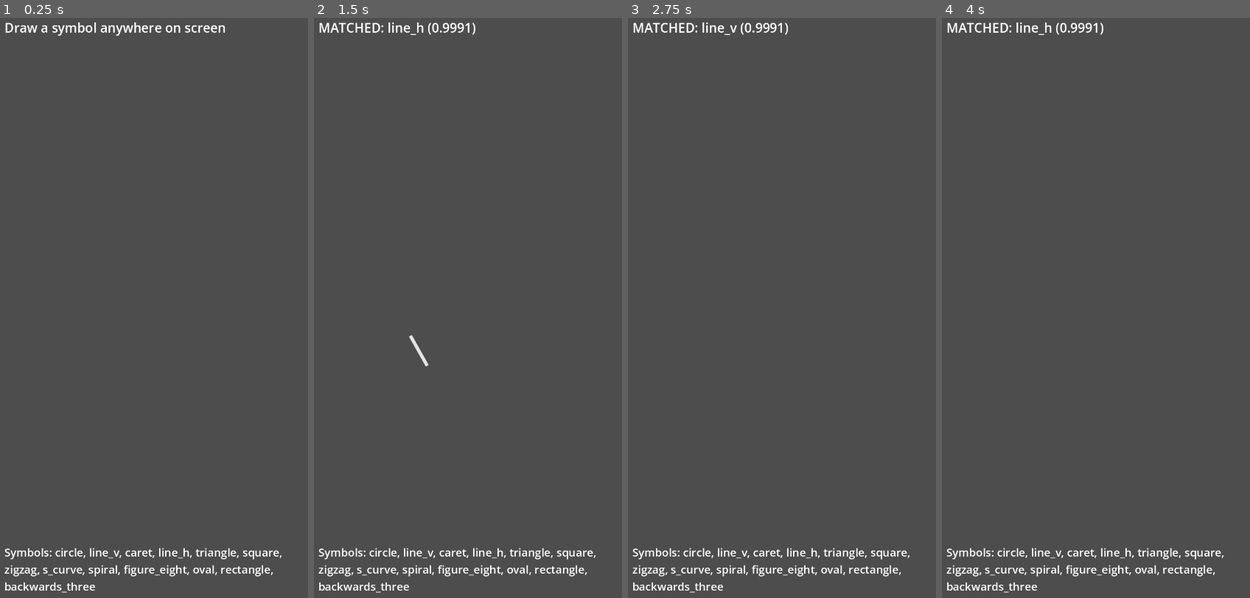
Above: before the commit, frames 1-4 (left to right).
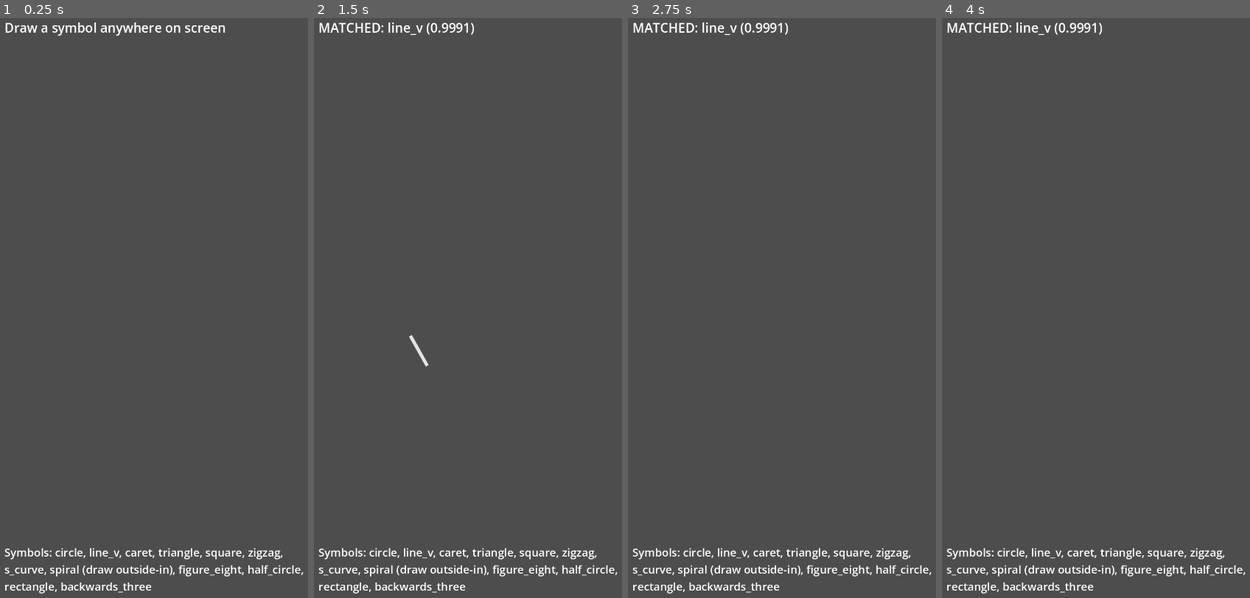
Above: after the commit, the same moments.

Repository: mateuslucasresendedefreitas-debug/Game-Prototype-Project
Game: Godot game, scene res://gesture/test/feel_test.tscn
Same seed, same stepped clock (60 frames per second), same inputs: the game is played once before the commit and once after it. The project has no main scene, so this scene is started directly.
Inputs (mouse positions are in pixels of both pictures, inside the frame that each line leads up to):
- Up to frame 1 (0.25 s): no input
- Up to frame 2 (1.5 s): tap Enter at 0.5 s; drag from (477, 308) to (511, 174) at 0.52 s; drag from (409, 337) to (458, 424) at 1.27 s
- Up to frame 3 (2.75 s): move the mouse to (825, 174) at 2.02 s; click (825, 174) at 2.17 s
- Up to frame 4 (4 s): tap Space at 2.75 s; drag from (1086, 424) to (1006, 215) at 2.77 s; move the mouse to (1203, 395) at 3.52 s; click (1203, 395) at 3.67 s

The runs differ from the first frame. In frame 1, 1.5% of the frame differs, in the area x 1-99%, y 91-100%; in frame 2, 1.7%, in the area x 1-99%, y 0-100%; in frame 3, 1.5%; in frame 4, 1.7%.

Commit message:
Redesign unrecognizable symbols and fix $1 thin-stroke scaling
- Remove line_h: $1 rotation invariance makes it identical to line_v
- Replace oval with half_circle: aspect ratio cannot survive $1
  scale-to-square, so circle's confusion partner must differ in shape
- Re-author spiral outside-in and phase-shift figure_eight so neither
  stroke starts at its centroid (unstable indicative angle under jitter)
- Scale near-1D strokes uniformly instead of stretching jitter noise
  across the square (THIN_ASPECT_RATIO = 0.35)
- Re-run harness: suggested_leniency 0.5853, one flag remaining
  (s_curve 0.90 pick rate at max sloppiness); feel_test updated

Co-Authored-By: Claude Fable 5 <noreply@anthropic.com>
Claude-Session: https://claude.ai/code/session_017cC39npw2NtWKtwxhMFnCe

Diff:
--- a/gesture/gesture_recognizer.gd
+++ b/gesture/gesture_recognizer.gd
@@ -15,6 +15,11 @@
 const SQUARE_SIZE: float = 250.0
 const ANGLE_RANGE_DEG: float = 45.0
 const ANGLE_PRECISION_DEG: float = 2.0
+
+# Below this bounding-box aspect ratio a stroke is treated as 1-dimensional
+# and scaled uniformly. Sloppy real lines land around 0.1–0.3; the thinnest
+# genuine 2D symbol (rectangle) sits at 0.5.
+const THIN_ASPECT_RATIO: float = 0.35
 
 # 0.5 * sqrt(SQUARE_SIZE^2 + SQUARE_SIZE^2)
 const HALF_DIAGONAL: float = 176.7766952966369
@@ -159,19 +164,19 @@
 	var w := hi.x - lo.x
 	var h := hi.y - lo.y
 
-	# Degenerate (1D) strokes: non-uniform scaling would divide by ~zero and
-	# explode a straight line into noise. Fall back to uniform scale.
+	# Near-1D strokes (lines): non-uniform scaling stretches the thin axis —
+	# which for a drawn line is pure hand jitter — to the full square,
+	# exploding noise into shape. Below the aspect threshold, scale uniformly
+	# by the long axis instead (standard $1 practice for 1D gestures).
+	var long_axis := maxf(w, h)
 	var sx: float
 	var sy: float
-	if w < 1.0 and h < 1.0:
+	if long_axis < 1.0:
 		sx = 1.0
 		sy = 1.0
-	elif w < 1.0:
-		sx = size / h
-		sy = size / h
-	elif h < 1.0:
-		sx = size / w
-		sy = size / w
+	elif minf(w, h) / long_axis < THIN_ASPECT_RATIO:
+		sx = size / long_axis
+		sy = size / long_axis
 	else:
 		sx = size / w
 		sy = size / h
--- a/gesture/symbol_library.gd
+++ b/gesture/symbol_library.gd
@@ -14,17 +14,22 @@
 
 enum Tier { BASIC, INTERMEDIATE, ADVANCED, AMBIGUOUS }
 
+## line_h was removed: the $1 recognizer normalizes rotation via the indicative
+## angle, so a vertical and horizontal line are the SAME stroke to it. Only one
+## line symbol can exist in the library.
+## oval was replaced by half_circle: $1's scale-to-square erases aspect ratio,
+## so a circle look-alike must differ in SHAPE (open vs closed), not proportions.
 const TIERS: Dictionary = {
-	Tier.BASIC:        [&"circle", &"line_v", &"caret", &"line_h"],
+	Tier.BASIC:        [&"circle", &"line_v", &"caret"],
 	Tier.INTERMEDIATE: [&"triangle", &"square", &"zigzag"],
 	Tier.ADVANCED:     [&"s_curve", &"spiral", &"figure_eight"],
-	Tier.AMBIGUOUS:    [&"oval", &"rectangle", &"backwards_three"],
+	Tier.AMBIGUOUS:    [&"half_circle", &"rectangle", &"backwards_three"],
 }
 
 ## Symbols that are easy to confuse. Never place both members of a pair in the
 ## active pool below score threshold defined in DifficultyManager.
 const CONFUSION_PAIRS: Array = [
-	[&"circle", &"oval"],
+	[&"circle", &"half_circle"],
 	[&"square", &"rectangle"],
 	[&"caret", &"line_v"],
 	[&"s_curve", &"backwards_three"],
@@ -63,14 +68,14 @@
 	match symbol_id:
 		&"circle":
 			return [_arc(100.0, 100.0, 0.0, TAU, 40), _arc(100.0, 100.0, 0.0, -TAU, 40)]
-		&"oval":
-			return [_arc(140.0, 70.0, 0.0, TAU, 40), _arc(140.0, 70.0, 0.0, -TAU, 40)]
+		&"half_circle":
+			# Open semicircle — circle's confusion partner. Differs from circle
+			# by SHAPE (open arc), which survives $1 normalization; an aspect-
+			# ratio difference (the old oval) does not.
+			return [_arc(100.0, 100.0, 0.0, PI, 24), _arc(100.0, 100.0, PI, -PI, 24)]
 		&"line_v":
 			return [_polyline([Vector2(0, -100), Vector2(0, 100)]),
 					_polyline([Vector2(0, 100), Vector2(0, -100)])]
-		&"line_h":
-			return [_polyline([Vector2(-100, 0), Vector2(100, 0)]),
-					_polyline([Vector2(100, 0), Vector2(-100, 0)])]
 		&"caret":
 			return [_polyline([Vector2(-80, 80), Vector2(0, -80), Vector2(80, 80)])]
 		&"triangle":
@@ -89,9 +94,17 @@
 			return [_bezier_chain([Vector2(-50, -90), Vector2(60, -60), Vector2(-20, 0),
 								   Vector2(60, 60), Vector2(-50, 90)])]
 		&"spiral":
-			return [_spiral(3.0, 110.0, 60)]
+			# Outside-in, both winding directions. The old inside-out spiral
+			# started at its own centroid, which makes the $1 indicative angle
+			# pure noise under jitter — the stroke normalized at a random
+			# rotation. Templates (and players) must start at the outer edge.
+			return [_spiral(3.0, 110.0, 60), _spiral(-3.0, 110.0, 60)]
 		&"figure_eight":
-			return [_figure_eight(70.0, 50)]
+			# Phase-shifted so the stroke starts at a lobe extreme, never at
+			# the crossing point (= centroid, same instability as the spiral).
+			return [_figure_eight(70.0, 50, PI * 0.5),
+					_figure_eight(70.0, 50, PI * 1.5),
+					_reversed(_figure_eight(70.0, 50, PI * 0.5))]
 	push_warning("SymbolLibrary: no template defined for %s" % symbol_id)
 	return []
 
@@ -141,19 +154,29 @@
 		+ (-p0 + 3.0 * p1 - 3.0 * p2 + p3) * t3)
 
 
+## Outside-in spiral: starts at full radius (stable indicative angle) and
+## winds toward the center. Negative `turns` flips the winding direction.
 static func _spiral(turns: float, max_radius: float, steps: int) -> Array:
 	var pts: Array = []
 	for i in steps + 1:
-		var t := float(i) / float(steps)
-		var angle := t * TAU * turns
+		var t := 1.0 - float(i) / float(steps)
+		var angle := t * TAU * absf(turns) * signf(turns)
 		var r := t * max_radius
 		pts.append(Vector2(cos(angle) * r, sin(angle) * r))
 	return pts
 
 
-static func _figure_eight(radius: float, steps: int) -> Array:
+## `phase` shifts the start point along the curve. PI*0.5 starts at the right
+## lobe extreme, PI*1.5 at the left — never the crossing point (centroid).
+static func _figure_eight(radius: float, steps: int, phase: float = PI * 0.5) -> Array:
 	var pts: Array = []
 	for i in steps + 1:
-		var t := (float(i) / float(steps)) * TAU
+		var t := phase + (float(i) / float(steps)) * TAU
 		pts.append(Vector2(sin(t) * radius, sin(t * 2.0) * radius * 0.9))
 	return pts
+
+
+static func _reversed(points: Array) -> Array:
+	var out := points.duplicate()
+	out.reverse()
+	return out
--- a/gesture/test/feel_test.tscn
+++ b/gesture/test/feel_test.tscn
@@ -11,7 +11,7 @@
 grow_horizontal = 2
 grow_vertical = 2
 script = ExtResource("1_layer")
-leniency = -0.0965
+leniency = 0.5853
 draw_trail = true
 
 [node name="FeedbackLabel" type="Label" parent="."]
@@ -41,6 +41,6 @@
 grow_horizontal = 2
 grow_vertical = 0
 theme_override_font_sizes/font_size = 24
-text = "Symbols: circle, line_v, caret, line_h, triangle, square, zigzag, s_curve, spiral, figure_eight, oval, rectangle, backwards_three"
+text = "Symbols: circle, line_v, caret, triangle, square, zigzag, s_curve, spiral (draw outside-in), figure_eight, half_circle, rectangle, backwards_three"
 autowrap_mode = 3
 vertical_alignment = 2
--- a/gesture/test/results.json
+++ b/gesture/test/results.json
@@ -2,11 +2,11 @@
   "confusion_pairs": {
     "caret/line_v": {
       "confusion_rate_a_to_b": 0,
-      "confusion_rate_b_to_a": 0.0778
+      "confusion_rate_b_to_a": 0
     },
-    "circle/oval": {
-      "confusion_rate_a_to_b": 0.6111,
-      "confusion_rate_b_to_a": 0.7667
+    "circle/half_circle": {
+      "confusion_rate_a_to_b": 0,
+      "confusion_rate_b_to_a": 0
     },
     "s_curve/backwards_three": {
       "confusion_rate_a_to_b": 0,
@@ -14,25 +14,15 @@
     },
     "square/rectangle": {
       "confusion_rate_a_to_b": 0,
-      "confusion_rate_b_to_a": 0.0111
+      "confusion_rate_b_to_a": 0.0333
     }
   },
   "flags": [
-    "circle self_pick_rate=0.9333 at intensity=1.0",
-    "line_v self_pick_rate=0.1333 at intensity=1.0",
-    "line_h self_pick_rate=0.6333 at intensity=1.0",
-    "zigzag self_pick_rate=0.9333 at intensity=1.0",
-    "s_curve self_pick_rate=0.8333 at intensity=1.0",
-    "spiral self_pick_rate=0.8333 at intensity=1.0",
-    "figure_eight self_pick_rate=0.4000 at intensity=1.0",
-    "oval self_pick_rate=0.4667 at intensity=1.0",
-    "circle/oval confusion_rate=0.6111",
-    "circle/oval (reverse) confusion_rate=0.7667",
-    "caret/line_v (reverse) confusion_rate=0.0778"
+    "s_curve self_pick_rate=0.9000 at intensity=1.0"
   ],
-  "generated_at": "2026-08-07T20:56:11Z",
+  "generated_at": "2026-08-07T21:09:38Z",
   "rng_seed": 1592639710,
-  "suggested_leniency": -0.0965,
+  "suggested_leniency": 0.5853,
   "symbols": {
     "backwards_three": {
       "self_pick_rate": 1,
@@ -41,9 +31,9 @@
         "0.6": 1,
         "1": 1
       },
-      "self_score_max": 0.9869,
-      "self_score_mean": 0.9361,
-      "self_score_min": 0.7946
+      "self_score_max": 0.9824,
+      "self_score_mean": 0.9395,
+      "self_score_min": 0.8669
     },
     "caret": {
       "self_pick_rate": 1,
@@ -57,59 +47,48 @@
       "self_score_min": 0.864
     },
     "circle": {
-      "self_pick_rate": 0.9778,
+      "self_pick_rate": 1,
       "self_pick_rate_by_intensity": {
         "0.3": 1,
         "0.6": 1,
-        "1": 0.933333333333333
+        "1": 1
       },
       "self_score_max": 0.9896,
       "self_score_mean": 0.9579,
       "self_score_min": 0.8831
     },
     "figure_eight": {
-      "self_pick_rate": 0.4,
+      "self_pick_rate": 1,
       "self_pick_rate_by_intensity": {
-        "0.3": 0.333333333333333,
-        "0.6": 0.466666666666667,
-        "1": 0.4
+        "0.3": 1,
+        "0.6": 1,
+        "1": 1
       },
-      "self_score_max": 0.973,
-      "self_score_mean": 0.5077,
-      "self_score_min": -0.0665
+      "self_score_max": 0.9801,
+      "self_score_mean": 0.9013,
+      "self_score_min": 0.7314
     },
-    "line_h": {
-      "self_pick_rate": 0.6222,
+    "half_circle": {
+      "self_pick_rate": 1,
       "self_pick_rate_by_intensity": {
-        "0.3": 0.6,
-        "0.6": 0.633333333333333,
-        "1": 0.633333333333333
+        "0.3": 1,
+        "0.6": 1,
+        "1": 1
       },
-      "self_score_max": 0.8472,
-      "self_score_mean": 0.7581,
-      "self_score_min": 0.6629
+      "self_score_max": 0.9892,
+      "self_score_mean": 0.9553,
+      "self_score_min": 0.9013
     },
     "line_v": {
-      "self_pick_rate": 0.1667,
-      "self_pick_rate_by_intensity": {
-        "0.3": 0.2,
-        "0.6": 0.166666666666667,
-        "1": 0.133333333333333
-      },
-      "self_score_max": 0.8616,
-      "self_score_mean": 0.7575,
-      "self_score_min": 0.634
-    },
-    "oval": {
-      "self_pick_rate": 0.8,
+      "self_pick_rate": 1,
       "self_pick_rate_by_intensity": {
         "0.3": 1,
-        "0.6": 0.933333333333333,
-        "1": 0.466666666666667
+        "0.6": 1,
+        "1": 1
       },
-      "self_score_max": 0.9885,
-      "self_score_mean": 0.9475,
-      "self_score_min": 0.8804
+      "self_score_max": 0.9944,
+      "self_score_mean": 0.9742,
+      "self_score_min": 0.926
     },
     "rectangle": {
       "self_pick_rate": 1,
@@ -118,31 +97,31 @@
         "0.6": 1,
         "1": 1
       },
-      "self_score_max": 0.9891,
-      "self_score_mean": 0.9482,
-      "self_score_min": 0.8791
+      "self_score_max": 0.9862,
+      "self_score_mean": 0.9496,
+      "self_score_min": 0.8722
     },
     "s_curve": {
-      "self_pick_rate": 0.9333,
-      "self_pick_rate_by_intensity": {
-        "0.3": 1,
-        "0.6": 0.966666666666667,
-        "1": 0.833333333333333
-      },
-      "self_score_max": 0.9875,
-      "self_score_mean": 0.9356,
-      "self_score_min": 0.8127
-    },
-    "spiral": {
-      "self_pick_rate": 0.9444,
+      "self_pick_rate": 0.9667,
       "self_pick_rate_by_intensity": {
         "0.3": 1,
         "0.6": 1,
-        "1": 0.833333333333333
+        "1": 0.9
       },
-      "self_score_max": 0.9803,
-      "self_score_mean": 0.7855,
-      "self_score_min": 0.3166
+      "self_score_max": 0.9834,
+      "self_score_mean": 0.9386,
+      "self_score_min": 0.8215
+    },
+    "spiral": {
+      "self_pick_rate": 1,
+      "self_pick_rate_by_intensity": {
+        "0.3": 1,
+        "0.6": 1,
+        "1": 1
+      },
+      "self_score_max": 0.9774,
+      "self_score_mean": 0.8232,
+      "self_score_min": 0.6153
     },
     "square": {
       "self_pick_rate": 1,
@@ -151,9 +130,9 @@
         "0.6": 1,
         "1": 1
       },
-      "self_score_max": 0.9862,
-      "self_score_mean": 0.9546,
-      "self_score_min": 0.8869
+      "self_score_max": 0.9879,
+      "self_score_mean": 0.9547,
+      "self_score_min": 0.8932
     },
     "triangle": {
       "self_pick_rate": 1,
@@ -162,20 +141,20 @@
         "0.6": 1,
         "1": 1
       },
-      "self_score_max": 0.9844,
-      "self_score_mean": 0.9399,
-      "self_score_min": 0.8728
+      "self_score_max": 0.9817,
+      "self_score_mean": 0.9395,
+      "self_score_min": 0.8457
     },
     "zigzag": {
-      "self_pick_rate": 0.9667,
+      "self_pick_rate": 0.9778,
       "self_pick_rate_by_intensity": {
         "0.3": 1,
         "0.6": 0.966666666666667,
-        "1": 0.933333333333333
+        "1": 0.966666666666667
       },
-      "self_score_max": 0.9865,
-      "self_score_mean": 0.9336,
-      "self_score_min": 0.8436
+      "self_score_max": 0.9826,
+      "self_score_mean": 0.9295,
+      "self_score_min": 0.7778
     }
   }
 }
